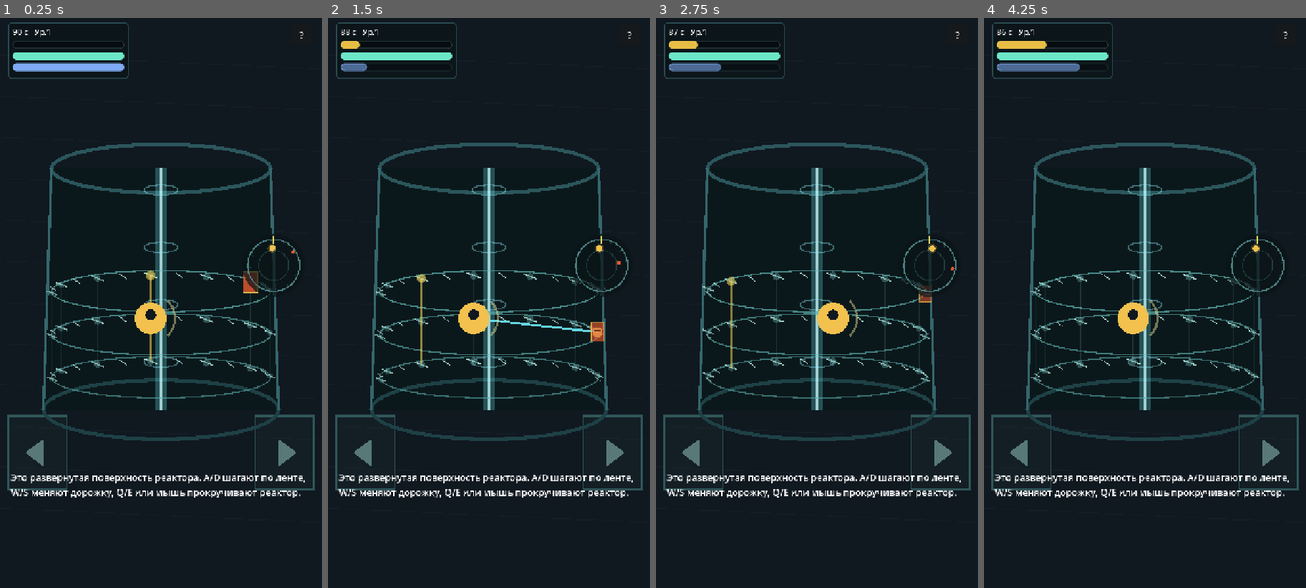
Above: before the commit, frames 1-4 (left to right).
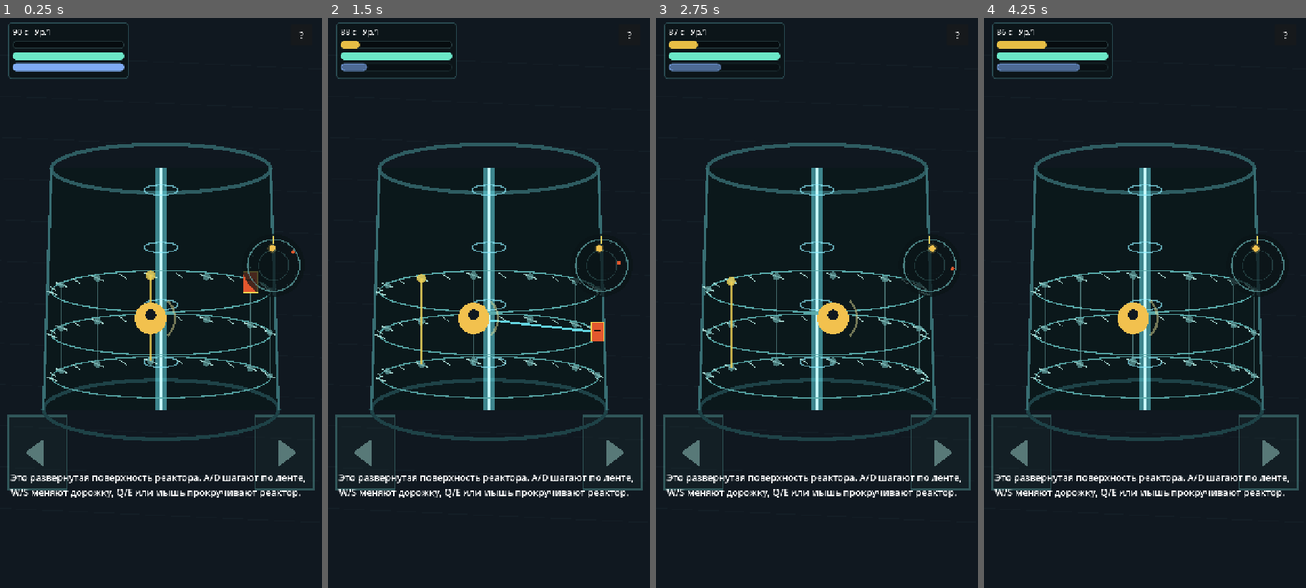
Above: after the commit, the same moments.

Repository: GeorgeYahontov/clocktower-reactor
Game: Godot game, scene res://scenes/Main.tscn
The game is run twice, just before and just after one commit, with the same random seed, the same clock (stepped at 60 frames per second) and the same inputs.
Inputs (mouse positions are in pixels of both pictures, inside the frame that each line leads up to):
- Up to frame 1 (0.25 s): no input
- Up to frame 2 (1.5 s): move the mouse to (559, 274) at 0.52 s; hold D (move_right) 0.53-1.25 s; tap Space (pulse) at 0.6 s; click (559, 274) at 0.67 s; drag from (424, 331) to (472, 417) at 1.27 s
- Up to frame 3 (2.75 s): move the mouse to (849, 177) at 2.02 s; hold D (move_right) from 2.03 s (still down); tap Space (pulse) at 2.1 s
- Up to frame 4 (4.25 s): release D (move_right) at 2.75 s; drag from (1128, 417) to (1048, 217) at 2.77 s; move the mouse to (1241, 388) at 3.52 s; hold A (move_left) from 3.53 s (still down); tap Space (pulse) at 3.6 s

The runs differ from the first frame. In frame 1, 2.8% of the frame differs, in the area x 14-86%, y 26-69%; in frame 2, 2.9%; in frame 3, 3.0%; in frame 4, 2.8%.

Commit message:
Make reactor cylinder opaque

Diff:
--- a/scripts/presentation/CylinderProjector.gd
+++ b/scripts/presentation/CylinderProjector.gd
@@ -14,11 +14,11 @@
 	var x := center.x + side * radius_x
 	var y := center.y + base_y - float(lane) * lane_y - depth * 36.0
 	var scale := lerpf(0.62, 1.18, (depth + 1.0) * 0.5)
-	var alpha := lerpf(0.18, 1.0, (depth + 1.0) * 0.5)
+	var alpha := 1.0
 	return {
 		"position": Vector2(x, y),
 		"scale": scale,
 		"alpha": alpha,
 		"depth": depth,
-		"front": depth > -0.15
+		"front": depth > -0.05
 	}
--- a/scripts/presentation/TowerRenderer.gd
+++ b/scripts/presentation/TowerRenderer.gd
@@ -83,15 +83,15 @@
 		Vector2(center.x + projector.radius_x + 18.0, bottom_center.y),
 		Vector2(center.x - projector.radius_x - 18.0, bottom_center.y)
 	])
-	draw_colored_polygon(body_points, Color(0.045, 0.095, 0.105, 0.98))
-	_draw_ellipse(top_center, projector.radius_x, 54.0, Color(0.18, 0.36, 0.38, 0.92), 8.0, 0.0, TAU)
-	_draw_ellipse(bottom_center, projector.radius_x + 18.0, 66.0, Color(0.12, 0.26, 0.28, 0.96), 8.0, 0.0, TAU)
-	draw_line(Vector2(center.x - projector.radius_x, top_center.y), Vector2(center.x - projector.radius_x - 18.0, bottom_center.y), Color(0.22, 0.43, 0.45, 0.92), 6.0)
-	draw_line(Vector2(center.x + projector.radius_x, top_center.y), Vector2(center.x + projector.radius_x + 18.0, bottom_center.y), Color(0.22, 0.43, 0.45, 0.92), 6.0)
-	draw_line(Vector2(center.x, top_center.y), Vector2(center.x, bottom_center.y), Color(0.43, 0.95, 1.0, 0.26), 24.0)
-	draw_line(Vector2(center.x, top_center.y), Vector2(center.x, bottom_center.y), Color(0.82, 1.0, 1.0, 0.72), 5.0)
+	draw_colored_polygon(body_points, Color(0.045, 0.095, 0.105, 1.0))
+	_draw_ellipse(top_center, projector.radius_x, 54.0, Color(0.18, 0.36, 0.38, 1.0), 8.0, 0.0, TAU)
+	_draw_ellipse(bottom_center, projector.radius_x + 18.0, 66.0, Color(0.12, 0.26, 0.28, 1.0), 8.0, 0.0, TAU)
+	draw_line(Vector2(center.x - projector.radius_x, top_center.y), Vector2(center.x - projector.radius_x - 18.0, bottom_center.y), Color(0.22, 0.43, 0.45, 1.0), 6.0)
+	draw_line(Vector2(center.x + projector.radius_x, top_center.y), Vector2(center.x + projector.radius_x + 18.0, bottom_center.y), Color(0.22, 0.43, 0.45, 1.0), 6.0)
+	draw_line(Vector2(center.x, top_center.y), Vector2(center.x, bottom_center.y), Color(0.43, 0.95, 1.0, 0.50), 24.0)
+	draw_line(Vector2(center.x, top_center.y), Vector2(center.x, bottom_center.y), Color(0.82, 1.0, 1.0, 0.92), 5.0)
 	for y in [392.0, 520.0, 648.0, 776.0]:
-		_draw_ellipse(Vector2(center.x, y), 38.0, 11.0, Color(0.56, 0.94, 1.0, 0.38), 3.0, 0.0, TAU)
+		_draw_ellipse(Vector2(center.x, y), 38.0, 11.0, Color(0.56, 0.94, 1.0, 0.64), 3.0, 0.0, TAU)
 
 func _draw_reactor_upgrade_modules() -> void:
 	var count: int = state.applied_upgrades.size()
@@ -123,7 +123,7 @@
 				continue
 			var pos: Vector2 = projected["position"]
 			var scale: float = projected["scale"]
-			var alpha: float = 0.36 + 0.46 * projected["alpha"]
+			var alpha: float = 0.82
 			var long_tick: bool = marker % 2 == 0
 			var half: float = 13.0 if long_tick else 7.0
 			var width: float = 3.0 if long_tick else 2.0
@@ -134,13 +134,13 @@
 	var top: Dictionary = _project_surface(0.0, state.config.lane_count - 1)
 	if not bottom["front"] and not top["front"]:
 		return
-	var alpha: float = 0.26 + 0.32 * maxf(bottom["alpha"], top["alpha"])
+	var alpha: float = 0.78
 	draw_line(bottom["position"], top["position"], Color(0.95, 0.82, 0.32, alpha), 4.0)
 	draw_circle(top["position"], 9.0 * top["scale"], Color(0.95, 0.82, 0.32, alpha))
 func _draw_lane_rings() -> void:
 	for lane in state.config.lane_count:
 		var lane_y := projector.center.y + projector.base_y - float(lane) * projector.lane_y
-		var alpha := 0.58 + float(lane) * 0.08
+		var alpha := 0.88 + float(lane) * 0.04
 		_draw_ellipse(Vector2(projector.center.x, lane_y), projector.radius_x, 46.0, Color(0.36, 0.68, 0.68, alpha), 3.0, 0.0, TAU)
 
 func _draw_sector_guides() -> void:
@@ -149,7 +149,7 @@
 		var top: Dictionary = projector.project(sector, state.config.lane_count - 1, state.tower_rotation, state.config.sector_count)
 		if not bottom["front"] and not top["front"]:
 			continue
-		var alpha: float = 0.18 * maxf(bottom["alpha"], top["alpha"])
+		var alpha: float = 0.52
 		draw_line(bottom["position"], top["position"], Color(0.48, 0.72, 0.72, alpha), 2.0)
 
 func _draw_grid_points() -> void:
@@ -158,7 +158,7 @@
 			var projected: Dictionary = projector.project(sector, lane, state.tower_rotation, state.config.sector_count)
 			if not projected["front"]:
 				continue
-			var color := Color(0.38, 0.62, 0.62, 0.46 * projected["alpha"])
+			var color := Color(0.38, 0.62, 0.62, 0.72)
 			draw_circle(projected["position"], 7.0 * projected["scale"], color)
 
 func _draw_vents() -> void:
@@ -171,7 +171,7 @@
 		var pos: Vector2 = projected["position"]
 		var color := Color(0.88, 0.18, 1.0, projected["alpha"])
 		var warning := Color(1.0, 0.92, 0.24, projected["alpha"])
-		draw_circle(pos, radius, Color(color.r, color.g, color.b, 0.28 * projected["alpha"]))
+		draw_circle(pos, radius, Color(color.r, color.g, color.b, 0.46))
 		draw_arc(pos, radius, -PI * 0.5, -PI * 0.5 + TAU * maxf(0.05, vent.ttl / vent.life), 32, warning, 5.0)
 		draw_line(pos + Vector2(0.0, -radius * 0.48), pos + Vector2(0.0, radius * 0.12), color, 5.0)
 		draw_circle(pos + Vector2(0.0, radius * 0.48), 3.5 * projected["scale"], color)
Not shown, added: scripts/audio/AudioFeedback.gd.uid
Not shown, changed: docs/00-devlog.md
Not shown, changed: docs/05-current-gameplay.md
